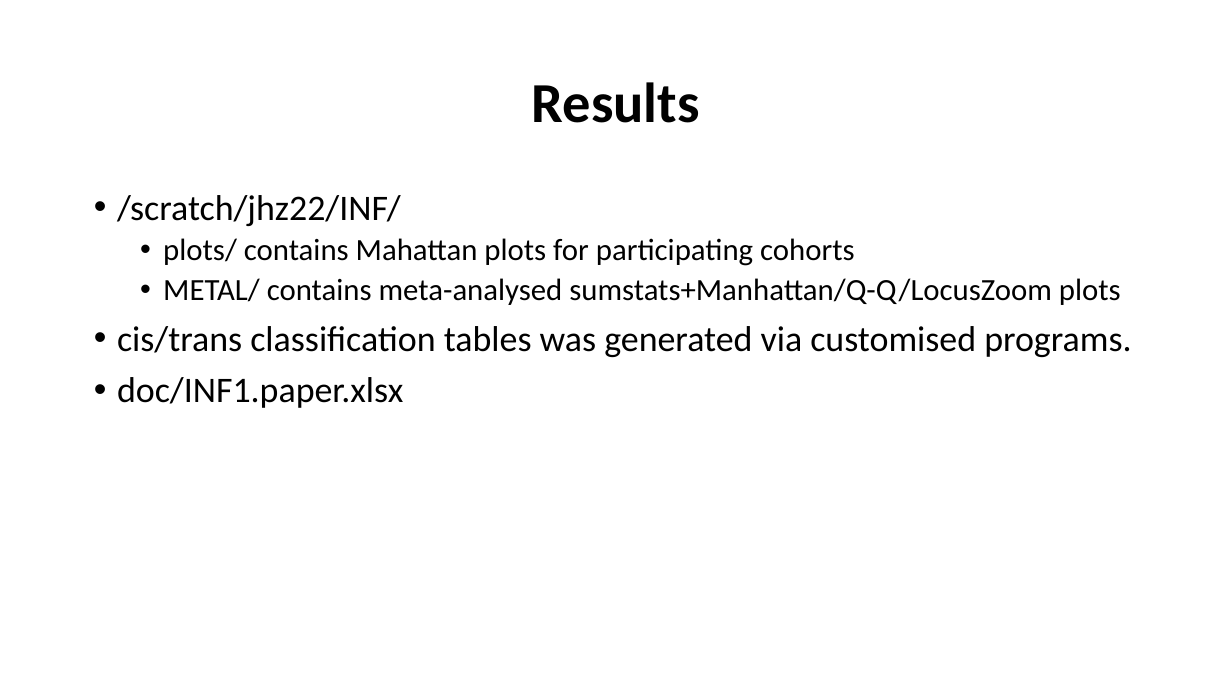
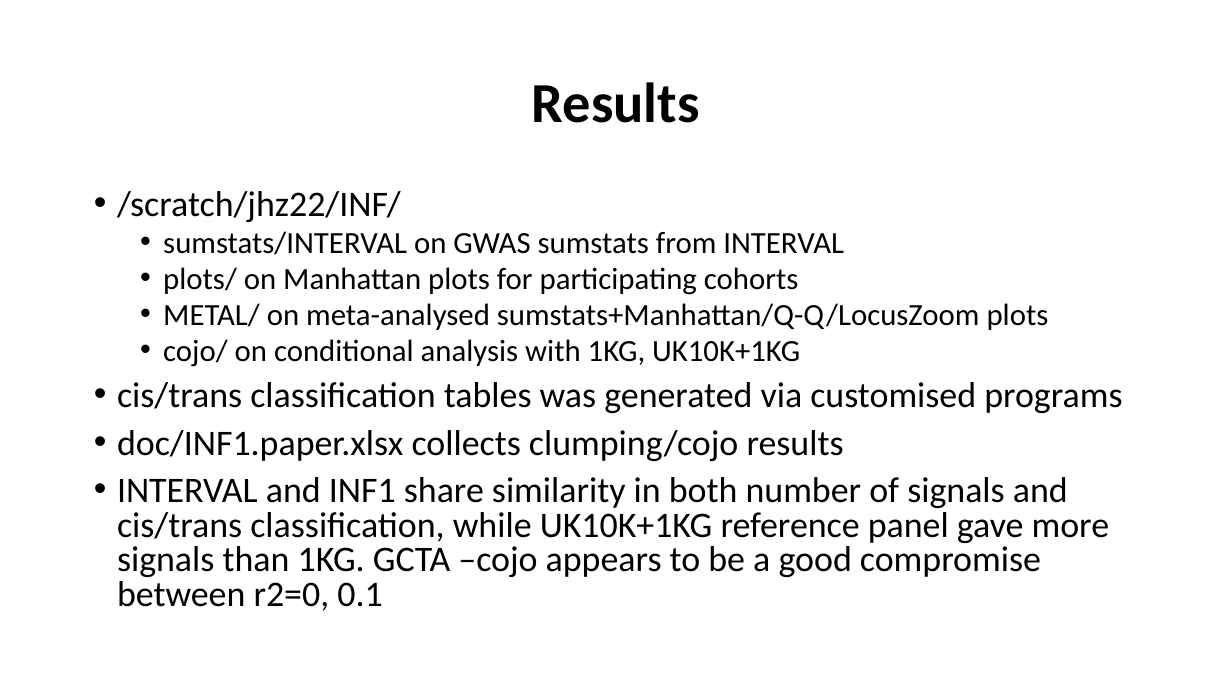
Before and after one commit to jinghuazhao/INF, a slide deck: slide 9 of doc/SCALLOP_INF1-120419.pptx. Drawn at 1232x693 pixels with LibreOffice and Linux fonts; fonts in the diff are those of the drawing. Boxes give left, top, right and bottom in pixels: in the first picture for what was removed or moved away, otherwise in the second. Text is boxed around its words. In the diff, an @@ line names an element or a change of style, - is before the commit and + after.

```diff
--- a/doc/SCALLOP_INF1-120419.pptx
+++ b/doc/SCALLOP_INF1-120419.pptx
@@ text at <box>117,191,401,222</box>: line spacing 0.9 to 0.8 @@
@@ text at <box>117,231,1122,611</box>: text changed; size 24 to 28 pt @@
-  • plots/ contains Mahattan plots for participating cohorts
-  • METAL/ contains meta-analysed sumstats+Manhattan/Q-Q/LocusZoom plots
-• cis/trans classification tables was generated via customised programs.
-• doc/INF1.paper.xlsx
+  • sumstats/INTERVAL on GWAS sumstats from INTERVAL
+  • plots/ on Manhattan plots for participating cohorts
+  • METAL/ on meta-analysed sumstats+Manhattan/Q-Q/LocusZoom plots
+  • cojo/ on conditional analysis with 1KG, UK10K+1KG
+• cis/trans classification tables was generated via customised programs
+• doc/INF1.paper.xlsx collects clumping/cojo results
+• INTERVAL and INF1 share similarity in both number of signals and cis/trans classification, while UK10K+1KG reference panel gave more signals than 1KG. GCTA –cojo appears to be a good compromise between r2=0, 0.1
```
Also in this commit, not shown: 6 other slides changed.
